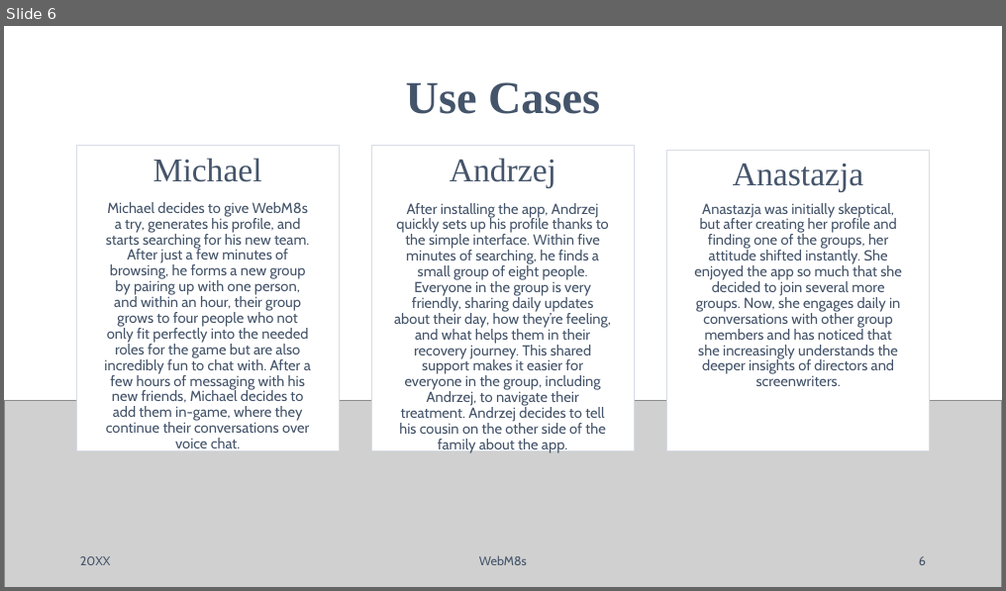
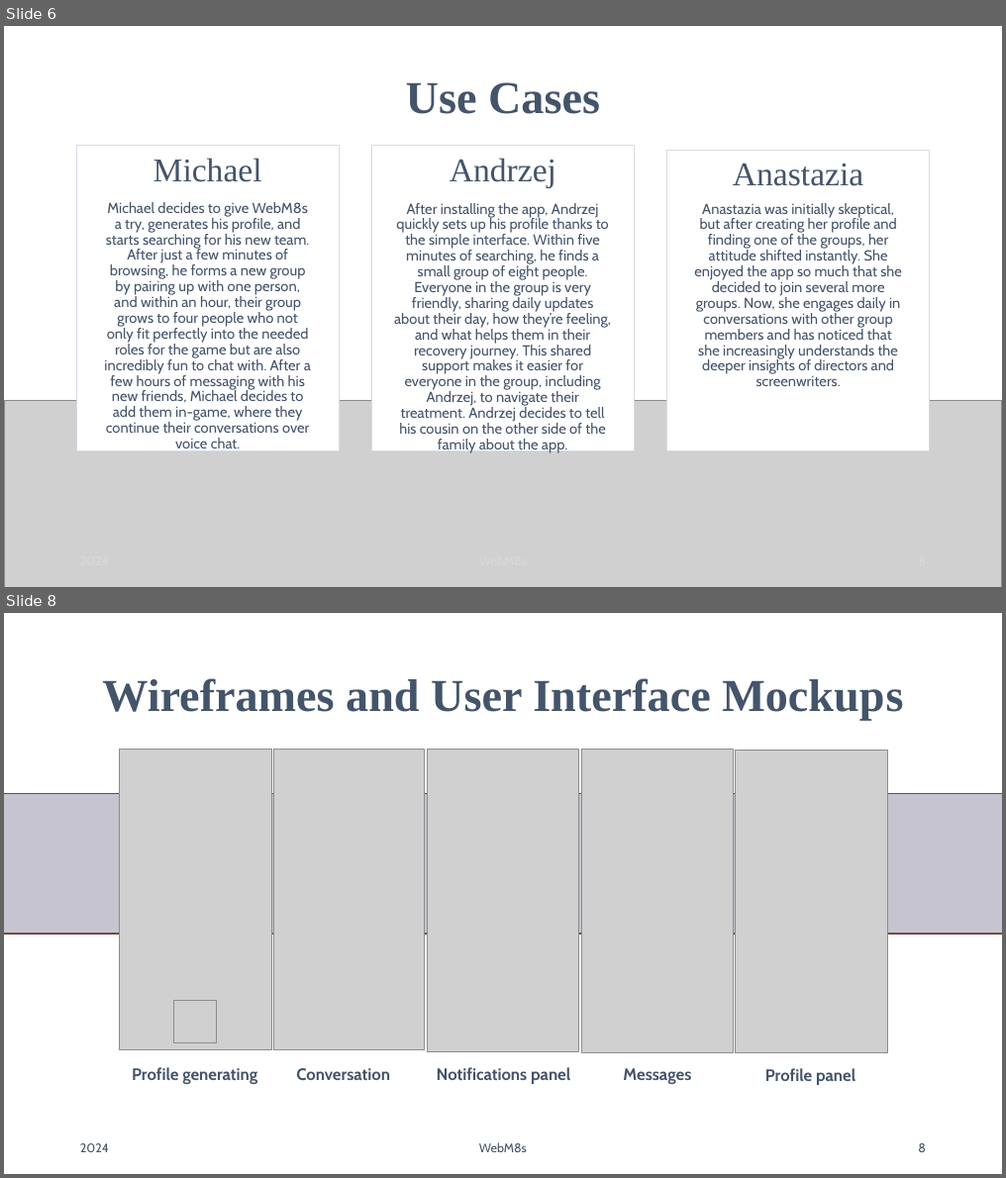
Before and after one commit to jankotanime/projekt-WZI, a slide deck: WebM8s.pptx. Shown one above the other, each under a label of ours: slide 6 before the commit, slides 6 and 8 after it; the slides between them are not shown. The pictures are 1006x591 and 1006x1178 pixels, drawn with LibreOffice and Linux fonts; fonts in the diff are those of the drawing; grey boxes stand for pictures; background and template pictures are left out. Boxes give left, top, right and bottom in pixels: in the first picture for what was removed or moved away, otherwise in the second. Text is boxed around its words. In the diff, an @@ line names an element or a change of style, - is before the commit and + after.

```diff
--- a/WebM8s.pptx
+++ b/WebM8s.pptx
@@ slide 8 added at box(4, 613, 1002, 1174), background #FFFFFF @@
@@ title added at box(102, 678, 903, 721), 44 pt, text #44546A, bold @@
+Wireframes and User Interface Mockups
@@ picture added at box(119, 750, 271, 1051) @@
@@ picture added at box(273, 750, 425, 1051) @@
@@ picture added at box(427, 750, 578, 1052) @@
@@ picture added at box(581, 750, 734, 1053) @@
@@ picture added at box(735, 750, 887, 1054) @@
@@ rectangle added at box(4, 794, 1002, 934), fill #C6C4D0, outline #704D45 1 pt @@
@@ picture added at box(174, 1000, 217, 1043) @@
@@ text added at box(132, 1067, 257, 1084), 16 pt, text #44546A, bold @@
+Profile generating
@@ text added at box(296, 1068, 390, 1080), 16 pt, text #44546A, bold @@
+Conversation
@@ text added at box(437, 1067, 570, 1084), 16 pt, text #44546A, bold @@
+Notifications panel
@@ text added at box(623, 1068, 691, 1084), 16 pt, text #44546A, bold @@
+Messages
@@ text added at box(765, 1068, 855, 1085), 16 pt, text #44546A, bold @@
+Profile panel
@@ text added at box(80, 1144, 109, 1153), 12 pt, text #44546A @@
+2024
@@ text added at box(479, 1143, 527, 1153), 12 pt, text #44546A @@
+WebM8s
@@ page number added at box(918, 1144, 926, 1153), 12 pt, text #44546A @@
+8
@@ slide 6 changed as well @@
@@ text at box(733, 164, 863, 186): text changed @@
-Anastazja
+Anastazia
@@ text at box(694, 203, 902, 386): text changed @@
-Anastazja was initially skeptical, but after creating her profile and finding one of the groups, her attitude shifted instantly. She enjoyed the app so much that she decided to join several more groups. Now, she engages daily in conversations with other group members and has noticed that she increasingly understands the deeper insights of directors and screenwriters.
+Anastazia was initially skeptical, but after creating her profile and finding one of the groups, her attitude shifted instantly. She enjoyed the app so much that she decided to join several more groups. Now, she engages daily in conversations with other group members and has noticed that she increasingly understands the deeper insights of directors and screenwriters.
@@ text removed at box(80, 557, 111, 566) @@
-20XX
@@ text removed at box(479, 556, 527, 566) @@
-WebM8s
@@ page number removed at box(919, 557, 926, 566) @@
-6
```
Also in this commit, not shown: 10 other slides changed, 5 other slides added, 2 other files.
